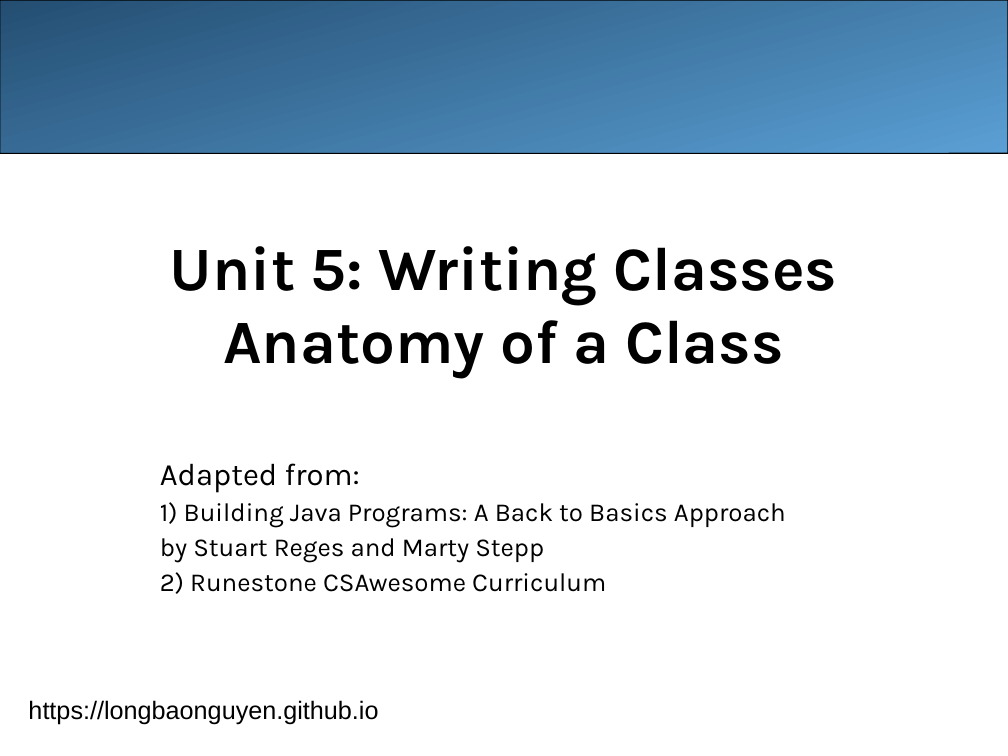
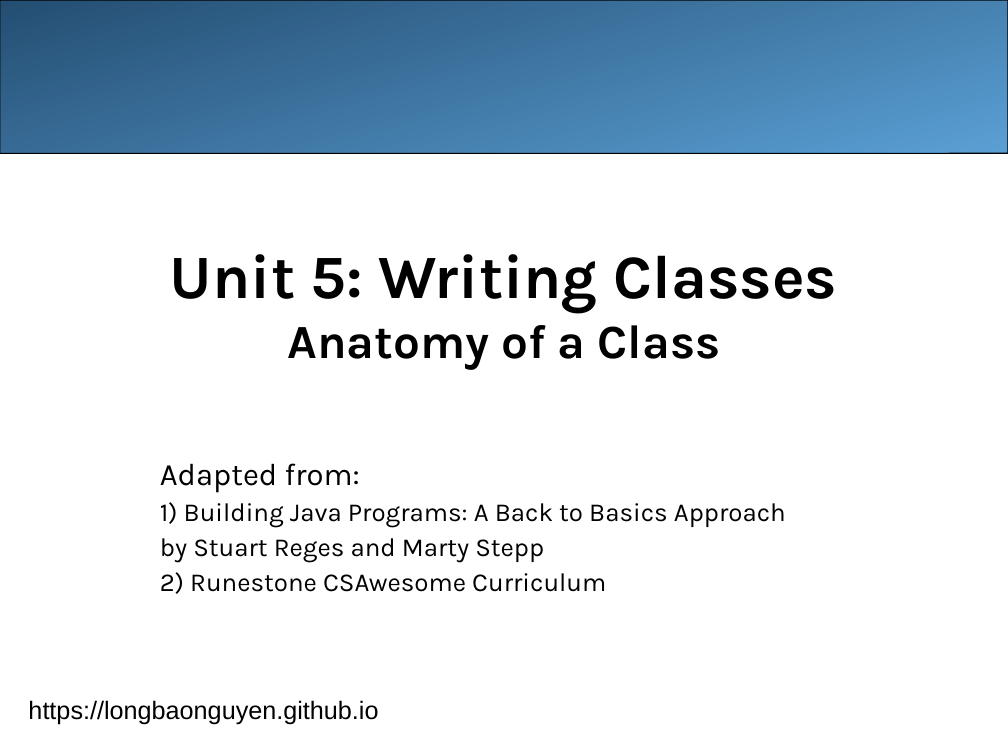
Before and after one commit to LongBaoNguyen/longbaonguyen.github.io, a slide deck: slide 1 of courses/apcsa/lecture13.ppt. Drawn at 1008x756 pixels with LibreOffice and Linux fonts; fonts in the diff are those of the drawing. Boxes give left, top, right and bottom in pixels: in the first picture for what was removed or moved away, otherwise in the second. Text is boxed around its words. In the diff, an @@ line names an element or a change of style, - is before the commit and + after.

```diff
--- a/courses/apcsa/lecture13.ppt
+++ b/courses/apcsa/lecture13.ppt
@@ title "Unit 5: Writing Classes Anatomy ..." at bbox=[170, 254, 837, 369]: size 44 to 34 pt in "Anatomy of a Class" @@
```
Also in this commit, not shown: 12 other slides changed, 1 slide added, 2 other files.
